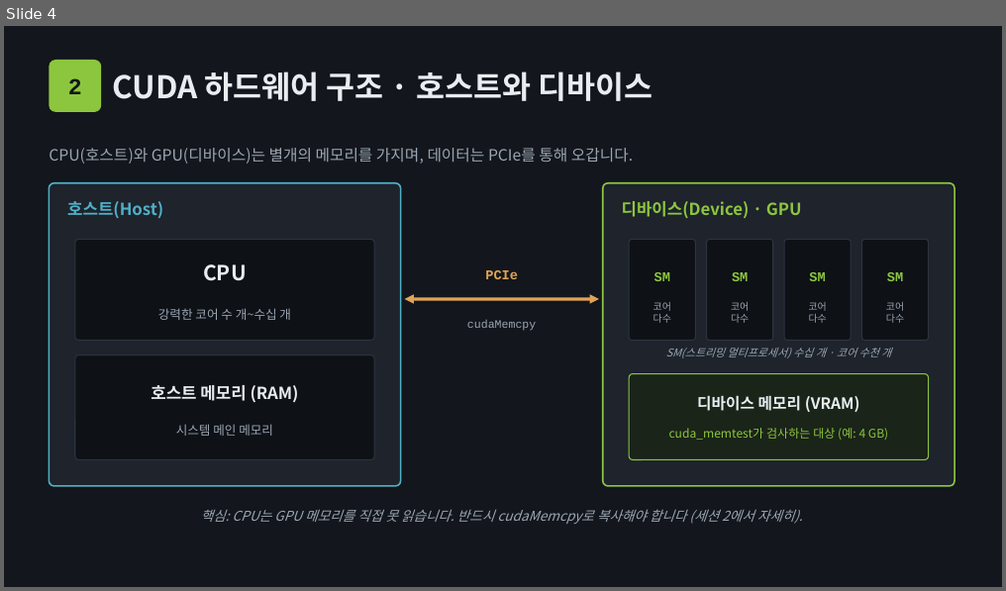
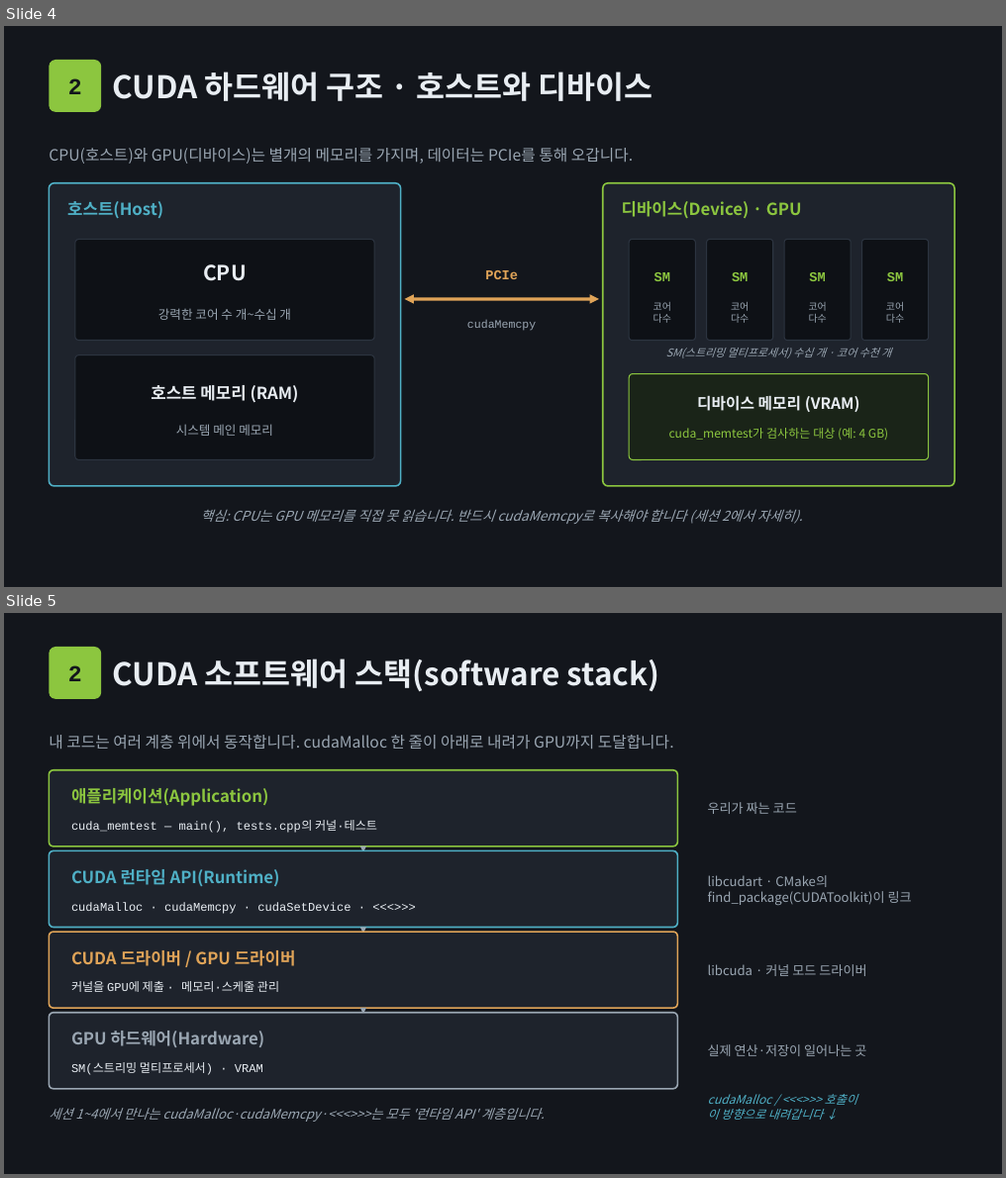
Before and after one commit to chorus96/cuda_memtest, a slide deck: seminar/slides/세션0_환경구축과_큰그림.pptx. Shown one above the other, each under a label of ours: slide 4 before the commit, slides 4 and 5 after it. The pictures are 1006x591 and 1006x1178 pixels, drawn with LibreOffice and Linux fonts; fonts in the diff are those of the drawing. Boxes give left, top, right and bottom in pixels: in the first picture for what was removed or moved away, otherwise in the second. Text is boxed around its words. In the diff, an @@ line names an element or a change of style, - is before the commit and + after.

```diff
--- a/seminar/slides/세션0_환경구축과_큰그림.pptx
+++ b/seminar/slides/세션0_환경구축과_큰그림.pptx
@@ slide 5 added at box(4, 613, 1002, 1174), background #13161C @@
@@ rounded rectangle added at box(49, 647, 101, 699), fill #8CC63F, 22 pt, text #13161C, bold @@
+2
@@ text added at box(113, 659, 660, 691), 30 pt, text #E8EDF2, bold @@
+CUDA 소프트웨어 스택(software stack)
@@ text added at box(49, 735, 674, 749), 15 pt, text #9AA6B2 @@
+내 코드는 여러 계층 위에서 동작합니다. cudaMalloc 한 줄이 아래로 내려가 GPU까지 도달합니다.
@@ rounded rectangle added at box(49, 770, 678, 847), fill #1E232C, outline #8CC63F 1.5 pt @@
@@ text added at box(71, 788, 268, 806), 16 pt, text #8CC63F, bold @@
+애플리케이션(Application)
@@ text added at box(71, 820, 377, 833), 11.5 pt, text #E8EDF2 @@
+cuda_memtest — main(), tests.cpp의 커널·테스트
@@ text added at box(708, 802, 797, 814), 12.5 pt, text #9AA6B2 @@
+우리가 짜는 코드
@@ arrow added from (363, 847) to (363, 853), #9AA6B2 1.5 pt @@
@@ rounded rectangle added at box(49, 851, 678, 928), fill #1E232C, outline #4FB0C6 1.5 pt @@
@@ text added at box(71, 869, 280, 886), 16 pt, text #4FB0C6, bold @@
+CUDA 런타임 API(Runtime)
@@ text added at box(708, 875, 912, 905), 12.5 pt, text #9AA6B2 @@
+libcudart · CMake의 find_package(CUDAToolkit)이 링크
@@ text added at box(71, 902, 350, 914), 11.5 pt, text #E8EDF2 @@
+cudaMalloc · cudaMemcpy · cudaSetDevice · <<<>>>
@@ rounded rectangle added at box(49, 932, 678, 1008), fill #1E232C, outline #E0A458 1.5 pt @@
@@ arrow added from (363, 928) to (363, 934), #9AA6B2 1.5 pt @@
@@ text added at box(71, 951, 296, 966), 16 pt, text #E0A458, bold @@
+CUDA 드라이버 / GPU 드라이버
@@ text added at box(708, 964, 866, 976), 12.5 pt, text #9AA6B2 @@
+libcuda · 커널 모드 드라이버
@@ text added at box(71, 981, 279, 992), 11.5 pt, text #E8EDF2 @@
+커널을 GPU에 제출 · 메모리·스케줄 관리
@@ rounded rectangle added at box(49, 1013, 678, 1089), fill #1E232C, outline #9AA6B2 1.5 pt @@
@@ arrow added from (363, 1008) to (363, 1014), #9AA6B2 1.5 pt @@
@@ text added at box(71, 1031, 265, 1048), 16 pt, text #9AA6B2, bold @@
+GPU 하드웨어(Hardware)
@@ text added at box(708, 1045, 866, 1057), 12.5 pt, text #9AA6B2 @@
+실제 연산·저장이 일어나는 곳
@@ text added at box(71, 1062, 263, 1075), 11.5 pt, text #E8EDF2 @@
+SM(스트리밍 멀티프로세서) · VRAM
@@ text added at box(49, 1108, 545, 1122), 12.5 pt, text #9AA6B2, italic @@
+세션 1~4에서 만나는 cudaMalloc·cudaMemcpy·<<<>>>는 모두 '런타임 API' 계층입니다.
@@ text added at box(708, 1094, 857, 1120), 11.5 pt, text #4FB0C6, italic @@
+cudaMalloc / <<<>>> 호출이
+이 방향으로 내려갑니다 ↓
```
Also in this commit, not shown: 8 other files.
